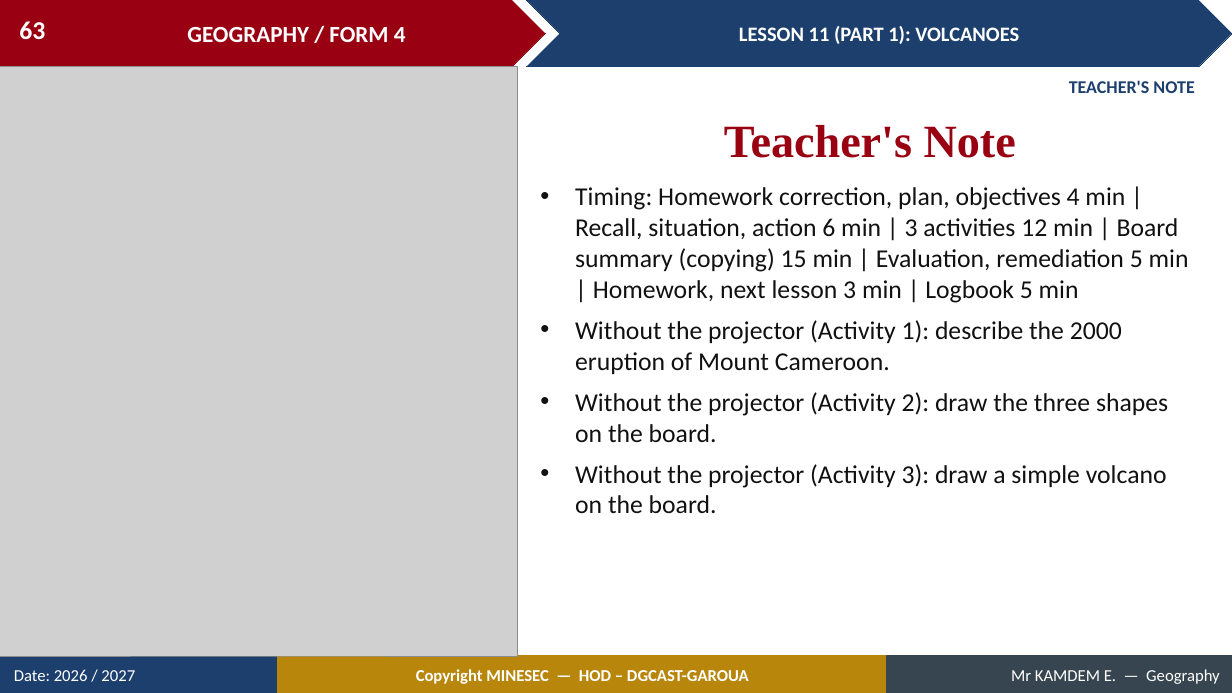
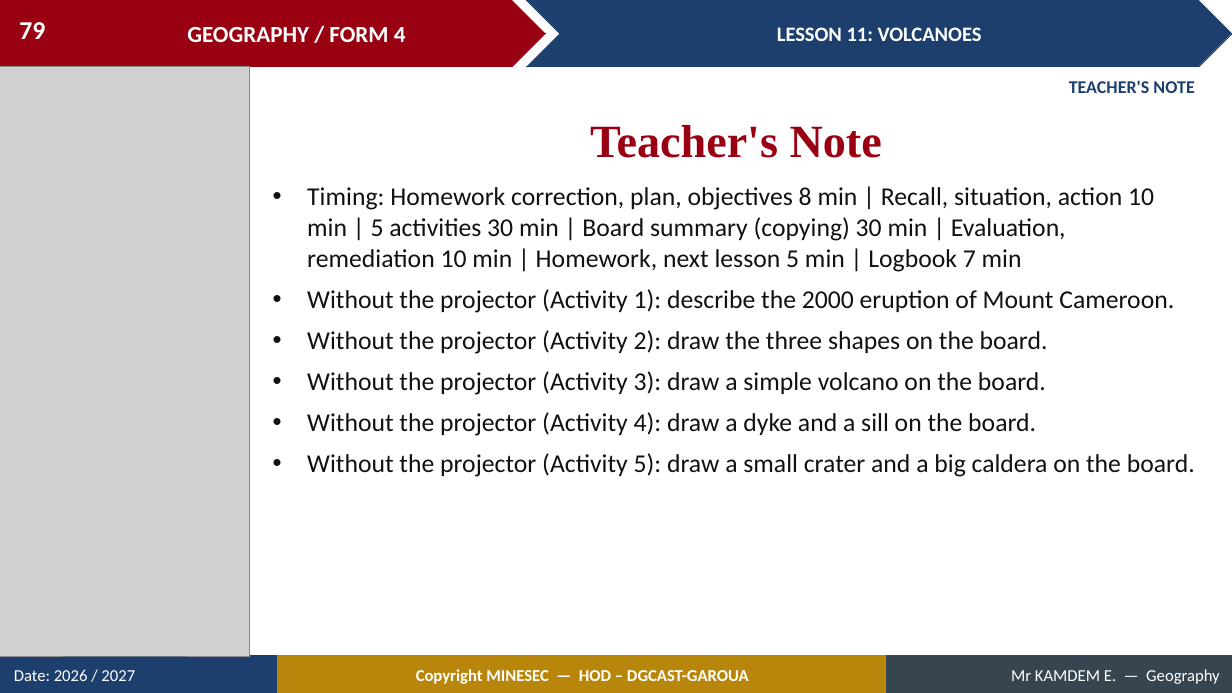
Before and after one commit to Berthautk/linea-github, a slide deck: slide 79 of lecons/F3/14_FORM4_LESSON11_Volcanoes.pptx (slide 63 before the commit). Drawn at 1232x693 pixels with LibreOffice and Linux fonts; fonts in the diff are those of the drawing; grey boxes stand for pictures. Boxes give left, top, right and bottom in pixels: in the first picture for what was removed or moved away, otherwise in the second. Text is boxed around its words. In the diff, an @@ line names an element or a change of style, - is before the commit and + after.

```diff
--- a/lecons/F3/14_FORM4_LESSON11_Volcanoes.pptx
+++ b/lecons/F3/14_FORM4_LESSON11_Volcanoes.pptx
@@ page number at bbox=[19, 22, 45, 39]: text changed @@
-63
+79
@@ text in chevron at bbox=[777, 27, 982, 41]: text changed @@
-LESSON 11 (PART 1): VOLCANOES
+LESSON 11: VOLCANOES
@@ picture: place and size @@
-picture at bbox=[0, 67, 518, 656]
+picture at bbox=[0, 67, 250, 656]
@@ text "Teacher's Note": place and size @@
-text "Teacher's Note" at bbox=[724, 125, 1016, 158]
+text "Teacher's Note" at bbox=[590, 125, 882, 158]
@@ text "Timing: Homework correction, plan, objectives ...": place and size @@
-text "Timing: Homework correction, plan, objectives ..." at bbox=[575, 187, 1189, 513]
+text "Timing: Homework correction, plan, objectives ..." at bbox=[307, 187, 1195, 477]
@@ text at bbox=[307, 187, 1154, 272]: text changed @@
-• Timing: Homework correction, plan, objectives 4 min | Recall, situation, action 6 min | 3 activities 12 min | Board summary (copying) 15 min | Evaluation, remediation 5 min | Homework, next lesson 3 min | Logbook 5 min
+• Timing: Homework correction, plan, objectives 8 min | Recall, situation, action 10 min | 5 activities 30 min | Board summary (copying) 30 min | Evaluation, remediation 10 min | Homework, next lesson 5 min | Logbook 7 min
@@ text at bbox=[307, 412, 1195, 477]: paragraphs added @@
+• Without the projector (Activity 4): draw a dyke and a sill on the board.
+• Without the projector (Activity 5): draw a small crater and a big caldera on the board.
```
Also in this commit, not shown: 60 other slides changed, 19 slides added, 3 slides removed, 10 other files.
